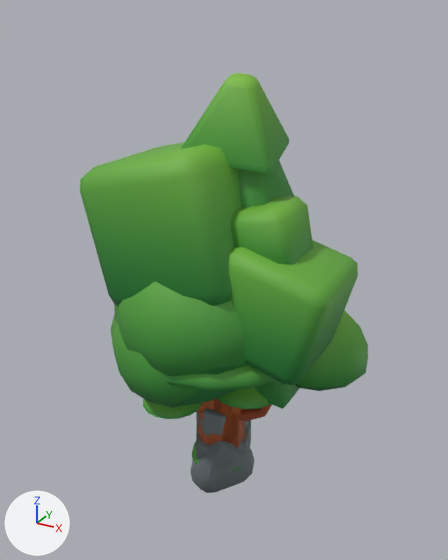
Two versions of the glTF model client/public/models/env-forest.glb, one commit apart.
Both versions are drawn from a camera (50 mm lens) standing at (4.33, -7.76, 7.37) and looking at (-0.03, 0.15, 3.41). Lighting does not change. The marker at lower left points along +X, +Y and +Z. The first picture is the older version. Where no turn or scale is listed for an object, it has been applied to the vertices.

Objects in the first picture: 'Rock_1_E_Color1', 'Rock_3_E_Color1', 'Tree_1_A_Color1', 'Tree_1_B_Color1', 'Tree_2_B_Color1', 'Tree_3_A_Color1', 'Tree_4_B_Color1', 'Tree_Bare_1_B_Color1' and 1 more.
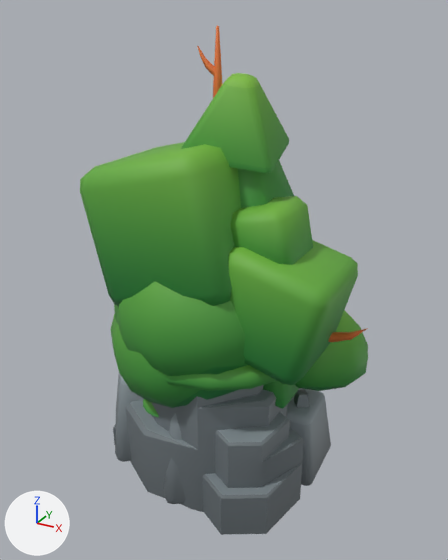
Not visible in the pictures: 'Rock_3_G_Color1'.

Pixel boxes [x1, y1, x2, y2] of what changed, in the pictures (448 x 560 px):
'Rock_1_K_Color1', added: after [113, 385, 304, 535]
'Rock_2_F_Color1', added: after [115, 373, 331, 504]
'Tree_Bare_2_C_Color1', added (orange): after [197, 26, 222, 98]
'Tree_Bare_1_C_Color1', added: after [329, 328, 368, 342]
'Rock_3_E_Color1', unchanged, covered by the edit: before [190, 441, 254, 493]

What changed in the scene script:
```text
Add me_tree_bare_2_c_color1:
    me_tree_bare_2_c_color1.from_pydata(...)  # 349 vertices, 634 faces; spans x -0.84..0.74, y -0.5..0.61, z -0.46..7.15
    me_tree_bare_2_c_color1.materials.append(mat_forest)  # picture img_forest_texture
Add me_tree_bare_1_c_color1:
    me_tree_bare_1_c_color1.from_pydata(...)  # 500 vertices, 936 faces; spans x -1.37..2.37, y -0.68..1.4, z -0.39..4.86
    me_tree_bare_1_c_color1.materials.append(mat_forest)  # picture img_forest_texture
Add me_rock_3_g_color1:
    me_rock_3_g_color1.from_pydata(...)  # 86 vertices, 168 faces; spans x -0.96..0.91, y -0.84..0.89, z -0.87..1.13
    me_rock_3_g_color1.materials.append(mat_forest)  # picture img_forest_texture
Add me_rock_2_f_color1:
    me_rock_2_f_color1.from_pydata(...)  # 236 vertices, 428 faces; spans x -2.45..1.69, y -1.43..1.43, z 0.0..2.86
    me_rock_2_f_color1.materials.append(mat_forest)  # picture img_forest_texture
Add me_rock_1_k_color1:
    me_rock_1_k_color1.from_pydata(...)  # 289 vertices, 529 faces; spans x -2.07..1.62, y -1.53..1.6, z 0.0..3.65
    me_rock_1_k_color1.materials.append(mat_forest)  # picture img_forest_texture
Add ob_tree_bare_2_c_color1:
    ob_tree_bare_2_c_color1 = bpy.data.objects.new('Tree_Bare_2_C_Color1', me_tree_bare_2_c_color1)
    ob_tree_bare_2_c_color1.location = (0.0, 0.0, 0.0)
Add ob_tree_bare_1_c_color1:
    ob_tree_bare_1_c_color1 = bpy.data.objects.new('Tree_Bare_1_C_Color1', me_tree_bare_1_c_color1)
    ob_tree_bare_1_c_color1.location = (0.0, 0.0, 0.0)
Add ob_rock_3_g_color1:
    ob_rock_3_g_color1 = bpy.data.objects.new('Rock_3_G_Color1', me_rock_3_g_color1)
    ob_rock_3_g_color1.location = (0.0, 0.0, 0.0)
Add ob_rock_2_f_color1:
    ob_rock_2_f_color1 = bpy.data.objects.new('Rock_2_F_Color1', me_rock_2_f_color1)
    ob_rock_2_f_color1.location = (0.0, 0.0, 0.0)
Add ob_rock_1_k_color1:
    ob_rock_1_k_color1 = bpy.data.objects.new('Rock_1_K_Color1', me_rock_1_k_color1)
    ob_rock_1_k_color1.location = (0.0, 0.0, 0.0)
```
